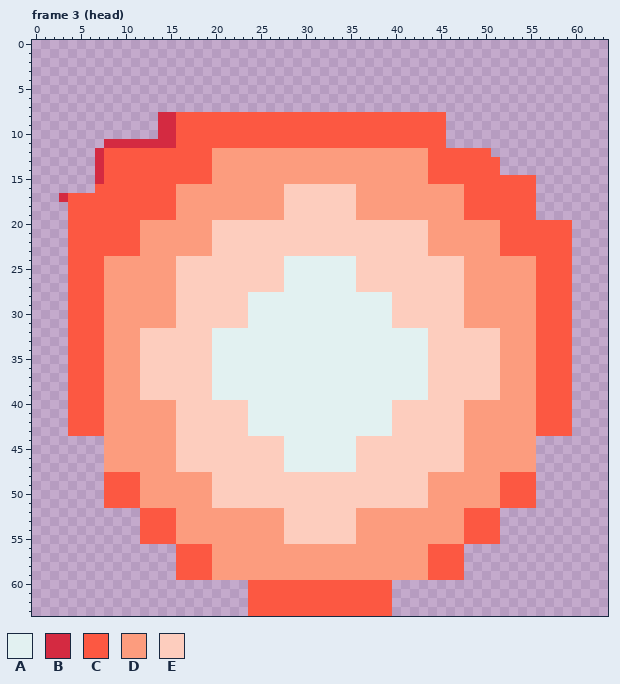
Two states of a pixel-art file, games/particle-spike/assets/art/fireball_placeholder.aseprite. The first picture shows the starting point.
64x64 pixels, 20 frames. Shown: frame 3 (head). The commit also changed other frames, which this record leaves out.
Palette (. is transparent): A #e2f1f1  B #d42a41  C #fc5842  D #fc9c7e  E #fdcdbe
Now the later version:
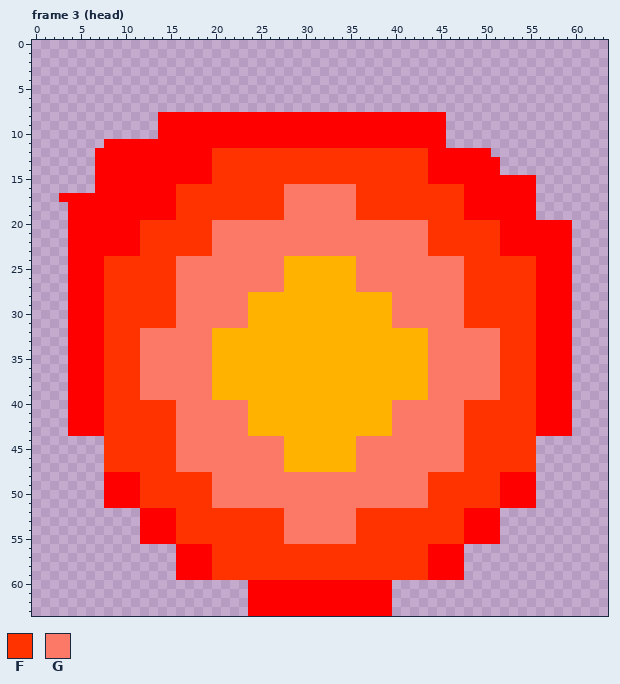
Colours new in this view: F #ff3300  G #fd7967
Difference:
layer "Frames" added
layer "Head" removed
colour A: #e2f1f1 -> #ffb200
colour C: #fc5842 -> #ff0000
Frame 3 (head), layer "Frames":
y 8..10: x 14..15 BB -> CC
y 11: x 8..15 BBBBBBBB -> CCCCCCCC
y 12..15: x 7 B -> C; x 20..43 DDDDDDDDDDDDDDDDDDDDDDDD -> FFFFFFFFFFFFFFFFFFFFFFFF
y 16: x 16..47 DDDDDDDDDDDDEEEEEEEEDDDDDDDDDDDD -> FFFFFFFFFFFFGGGGGGGGFFFFFFFFFFFF
y 17: x 3 B -> C; x 16..47 DDDDDDDDDDDDEEEEEEEEDDDDDDDDDDDD -> FFFFFFFFFFFFGGGGGGGGFFFFFFFFFFFF
y 18..19: x 16..47 DDDDDDDDDDDDEEEEEEEEDDDDDDDDDDDD -> FFFFFFFFFFFFGGGGGGGGFFFFFFFFFFFF
y 20..23: x 12..51 DDDDDDDDEEEEEEEEEEEEEEEEEEEEEEEEDDDDDDDD -> FFFFFFFFGGGGGGGGGGGGGGGGGGGGGGGGFFFFFFFF
y 24..27: x 8..27 DDDDDDDDEEEEEEEEEEEE -> FFFFFFFFGGGGGGGGGGGG; x 36..55 EEEEEEEEEEEEDDDDDDDD -> GGGGGGGGGGGGFFFFFFFF
y 28..31: x 8..23 DDDDDDDDEEEEEEEE -> FFFFFFFFGGGGGGGG; x 40..55 EEEEEEEEDDDDDDDD -> GGGGGGGGFFFFFFFF
y 32..39: x 8..19 DDDDEEEEEEEE -> FFFFGGGGGGGG; x 44..55 EEEEEEEEDDDD -> GGGGGGGGFFFF
y 40..43: x 8..23 DDDDDDDDEEEEEEEE -> FFFFFFFFGGGGGGGG; x 40..55 EEEEEEEEDDDDDDDD -> GGGGGGGGFFFFFFFF
y 44..47: x 8..27 DDDDDDDDEEEEEEEEEEEE -> FFFFFFFFGGGGGGGGGGGG; x 36..55 EEEEEEEEEEEEDDDDDDDD -> GGGGGGGGGGGGFFFFFFFF
y 48..51: x 12..51 DDDDDDDDEEEEEEEEEEEEEEEEEEEEEEEEDDDDDDDD -> FFFFFFFFGGGGGGGGGGGGGGGGGGGGGGGGFFFFFFFF
y 52..55: x 16..47 DDDDDDDDDDDDEEEEEEEEDDDDDDDDDDDD -> FFFFFFFFFFFFGGGGGGGGFFFFFFFFFFFF
y 56..59: x 20..43 DDDDDDDDDDDDDDDDDDDDDDDD -> FFFFFFFFFFFFFFFFFFFFFFFF
Pixel boxes of the changes (left, top, right, bottom) in both pictures:
changed: (59, 112, 572, 616)
